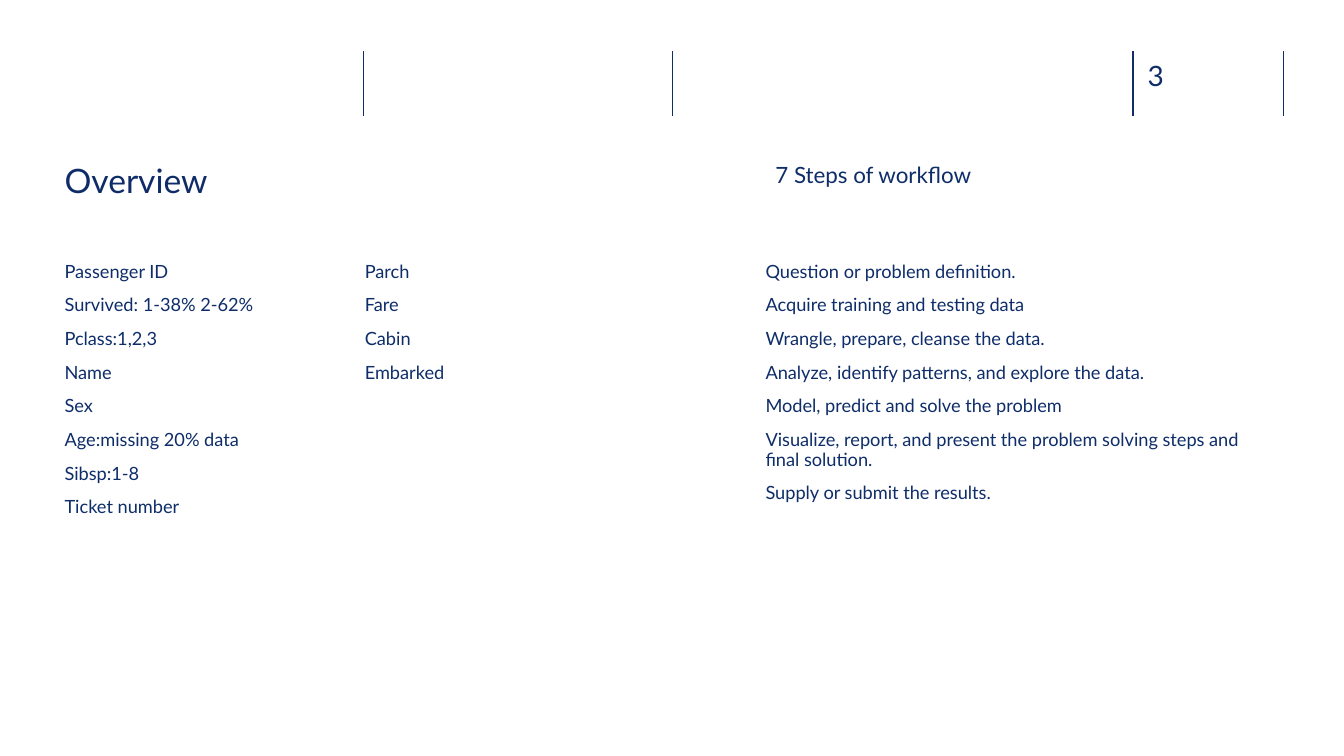
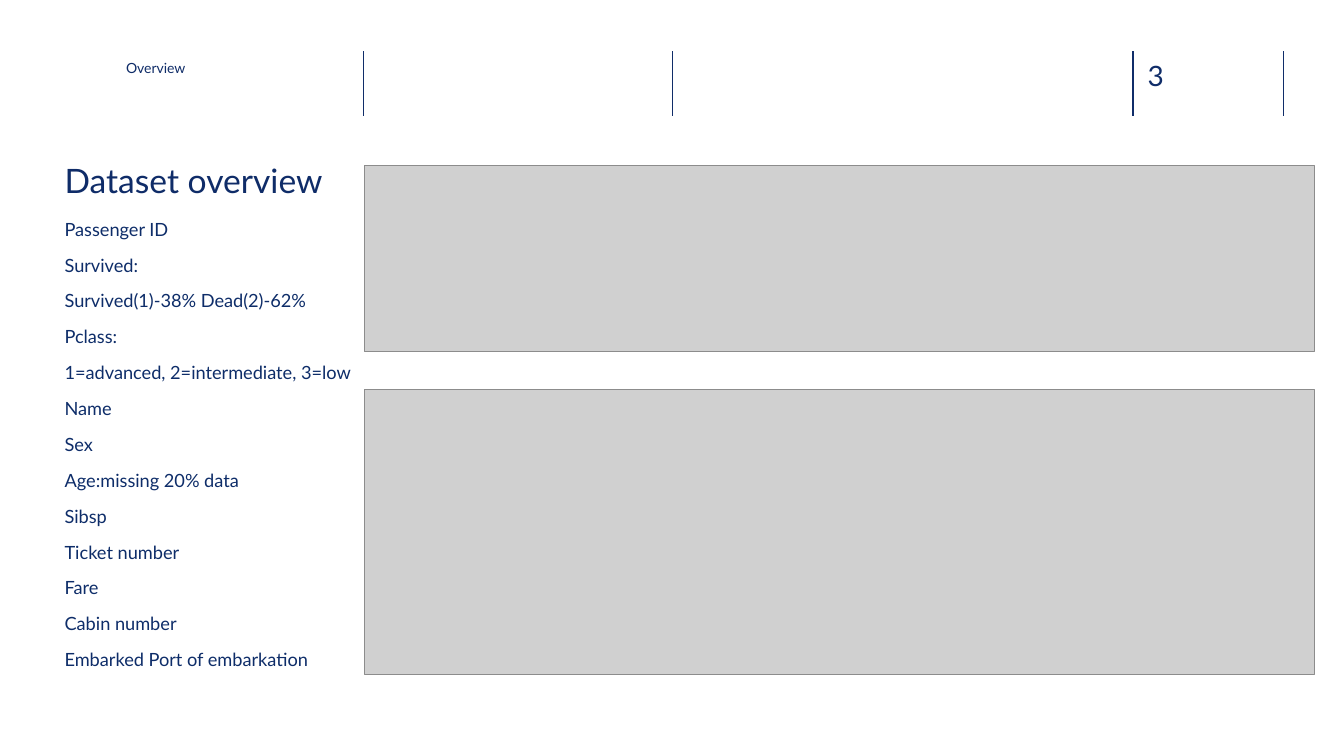
Before and after one commit to zuoxu3310/LazyFCA, a slide deck: slide 3 of Project Report on OSDA.pptx. Drawn at 1344x756 pixels with LibreOffice and Linux fonts; fonts in the diff are those of the drawing; grey boxes stand for pictures; background and template pictures are left out. Boxes give left, top, right and bottom in pixels: in the first picture for what was removed or moved away, otherwise in the second. Text is boxed around its words. In the diff, an @@ line names an element or a change of style, - is before the commit and + after.

```diff
--- a/Project Report on OSDA.pptx
+++ b/Project Report on OSDA.pptx
@@ text added at box(126, 63, 185, 73), 10 pt, text #0F2C68 @@
+Overview
@@ title at box(65, 168, 323, 194): text changed @@
-Overview
+Dataset overview
@@ picture added at box(364, 165, 1315, 352) @@
@@ text removed at box(775, 166, 971, 187) @@
-7 Steps of workflow
@@ text at box(65, 223, 239, 559): line spacing 0.9 to 1 @@
@@ text "Passenger ID": place and size @@
-text "Passenger ID" at box(65, 265, 253, 513)
+text "Passenger ID" at box(65, 223, 351, 666)
@@ text at box(65, 258, 351, 382): text changed @@
-Survived: 1-38% 2-62%
-Pclass:1,2,3
+Survived:
+Survived(1)-38% Dead(2)-62%
+Pclass:
+1=advanced, 2=intermediate, 3=low
@@ text removed at box(365, 264, 444, 379) @@
-Parch
-Fare
-Cabin
-Embarked
@@ text removed at box(766, 264, 1238, 502) @@
-Question or problem definition.
-Acquire training and testing data
-Wrangle, prepare, cleanse the data.
-Analyze, identify patterns, and explore the data.
-Model, predict and solve the problem
-Visualize, report, and present the problem solving steps and final solution.
-Supply or submit the results.
@@ picture added at box(364, 389, 1315, 675) @@
@@ text at box(65, 509, 107, 526): text changed @@
-Sibsp:1-8
+Sibsp
@@ text at box(65, 581, 308, 666): paragraphs added @@
+Fare
+Cabin number
+Embarked Port of embarkation
```
Also in this commit, not shown: 6 other slides changed, 8 slides added, 1 slide removed, 1 other file.
